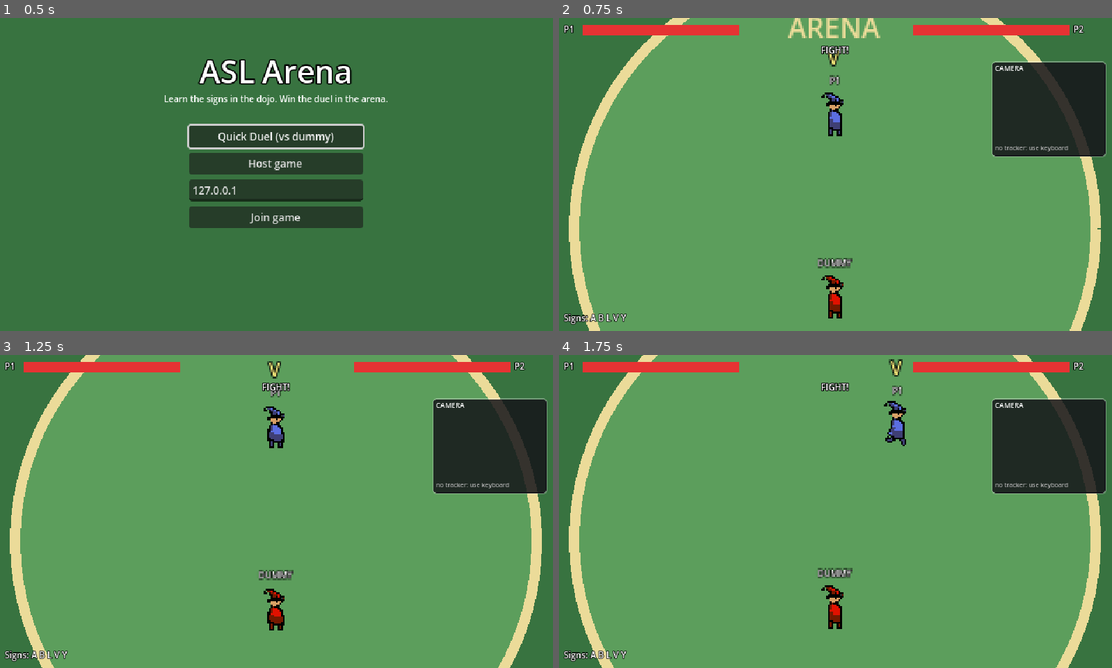
Above: before the commit, frames 1-4 (two rows, left to right).
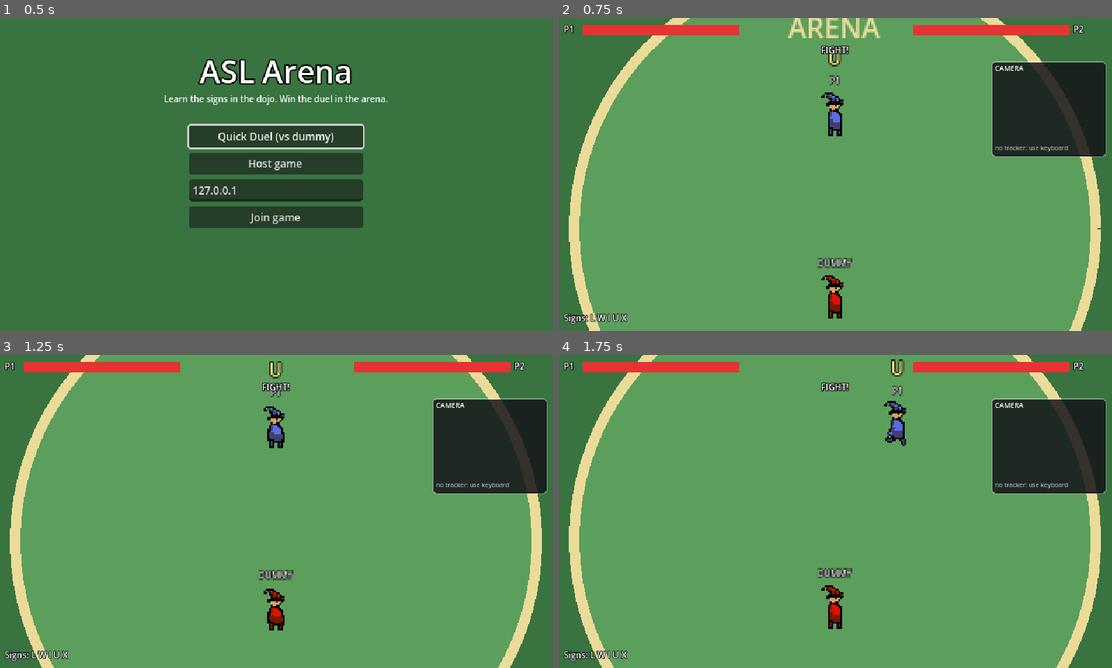
Above: after the commit, the same moments.

Repository: PROF0UND/ASL-Arena
Game: Godot game, scene res://scenes/menu/MainMenu.tscn
Two runs of this game, one before a commit and one after it. Both use one fixed random seed, a clock stepped at 60 frames per second and the inputs below.
Inputs:
- Up to frame 1 (0.5 s): no input
- Up to frame 2 (0.75 s): click "Quick Duel (vs dummy)" at 0.5 s
- Up to frame 3 (1.25 s): no input
- Up to frame 4 (1.75 s): hold Right (ui_right) from 1.28 s (still down); hold Shift from 1.28 s (still down)

Frame 1 is identical in both runs. In frame 2, 0.2% of the frame differs, in the area x 5-52%, y 10-98%; in frame 3, 0.2%; in frame 4, 0.2%, in the area x 5-63%, y 1-98%.

Commit message:
First good run :)) camera integration done

Diff:
--- a/autoload/Config.gd
+++ b/autoload/Config.gd
@@ -2,18 +2,17 @@
 ## Every tunable number lives here so balancing never means hunting through scripts.
 
 # --- Signs ---
-const STARTER_LETTERS := ["A", "B", "C", "I", "L", "O", "V", "W", "Y"]
-const QUICK_DUEL_LETTERS := ["A", "B", "L", "V", "Y"]
+# The letters the hand-tracking model recognizes reliably (see asl recognition/).
+const STARTER_LETTERS := ["L", "W", "I", "U", "K", "X", "P"]
+const QUICK_DUEL_LETTERS := ["L", "W", "I", "U", "X"]
 const SIGN_HINTS := {
-	"A": "Make a fist. Rest your thumb against the side of your index finger.",
-	"B": "Flat hand, fingers together pointing up. Fold your thumb across your palm.",
-	"C": "Curve your fingers and thumb into the shape of a C.",
+	"L": "Index finger up, thumb out to the side: an L.",
+	"W": "Index, middle and ring fingers up and spread apart.",
 	"I": "Make a fist and raise only your pinky.",
-	"L": "Index finger up, thumb out to the side: an L.",
-	"O": "Touch all your fingertips to your thumb to make an O.",
-	"V": "Index and middle fingers up and apart, like a peace sign.",
-	"W": "Index, middle and ring fingers up and spread apart.",
-	"Y": "Thumb and pinky out, the other fingers folded down.",
+	"U": "Index and middle fingers straight up, pressed together.",
+	"K": "Index and middle fingers up in a V, with your thumb pressed between them.",
+	"X": "Make a fist, then raise your index finger bent like a hook.",
+	"P": "Make a K, then point it down: index forward, middle finger down, thumb between.",
 }
 
 # --- Sign input ---
@@ -56,11 +55,11 @@
 	"Hold each sign steady for half a second. Rushing it won't count!",
 	"Keep your hand inside the camera frame. The sensei can't read what it can't see.",
 	"A clean sign throws a big fireball. A sloppy one barely sparks.",
-	"C and O look alike. C stays open, O touches.",
+	"K and P are the same shape. P just points down.",
 	"Rushing into the arena with one sign? Your fireballs will be few and far between.",
 	"Watch for glowing drops in the arena. They teach new signs mid-fight.",
 	"Good lighting makes your signs easier to read.",
-	"V is two fingers, W is three. Count before you cast!",
+	"U keeps two fingers together. W spreads three apart.",
 ]
 
 
Not shown, added: asl recognition/requirements.txt
Not shown, changed: README.md
Not shown, changed: asl recognition/hand_detection.py
Not shown, changed: asl recognition/real_time_asl.py
Not shown, added: asl recognition/tracker.py
Not shown, changed: tools/fake_sender.py
Not shown, added: tools/play.sh
